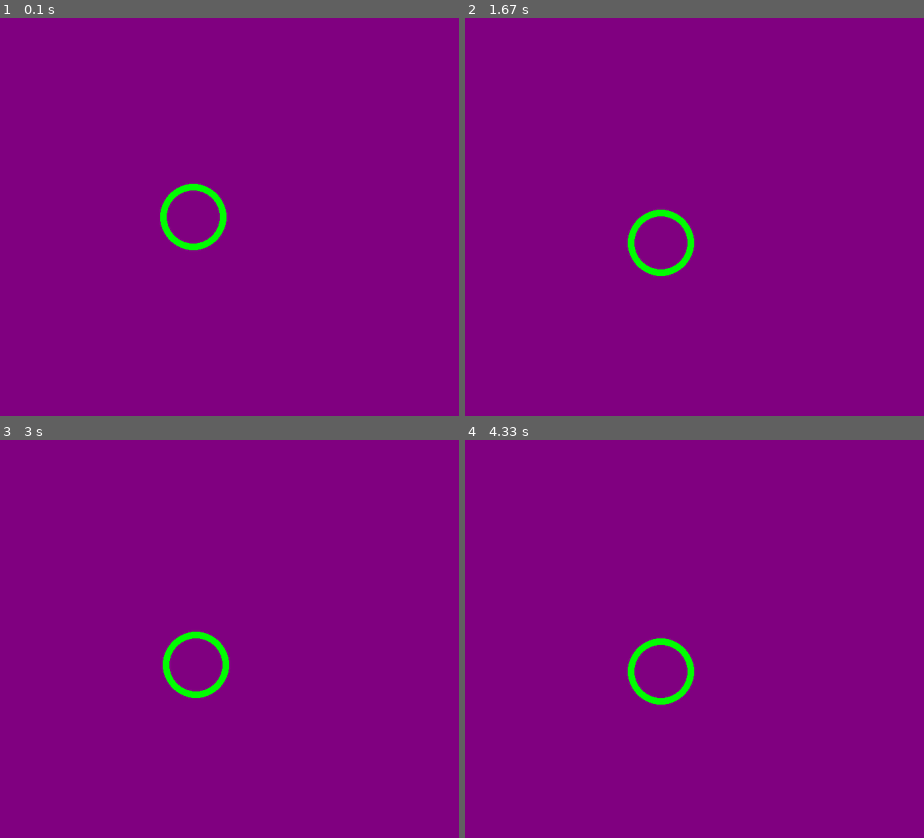
Above: before the commit, frames 1-4 (two rows, left to right).
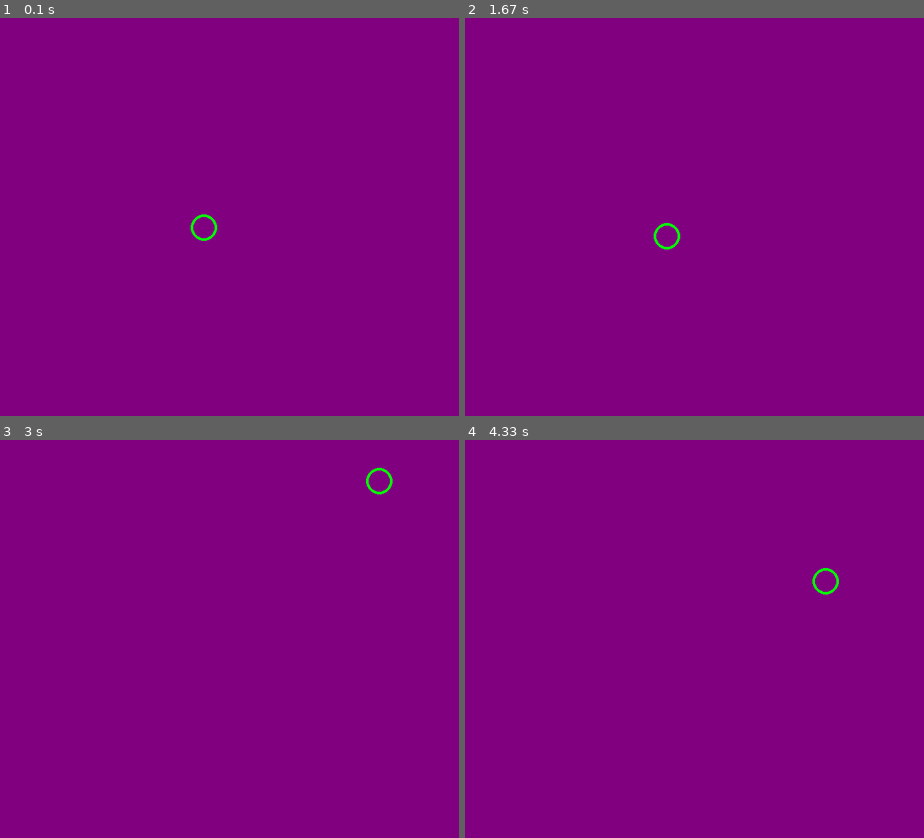
Above: after the commit, the same moments.

Repository: tjwei/NDHU_AM1130
Game: pygame game, started from pygame_pong.py
The game is run twice, just before and just after one commit, with the same random seed, the same clock (stepped at 60 frames per second) and the same inputs.
Inputs (mouse positions are in pixels of both pictures, inside the frame that each line leads up to):
- Up to frame 1 (0.1 s): no input
- Up to frame 2 (1.67 s): hold Up 0.33-0.8 s; hold Down 0.83-1.13 s; hold Up 1.17-1.53 s; click (662, 240) at 1.62 s
- Up to frame 3 (3 s): hold Down 1.9-2.27 s; move the mouse to (64, 642) at 1.93 s; hold Up 2.3-2.6 s; hold Down 2.63-2.93 s; hold Up from 2.97 s (still down)
- Up to frame 4 (4.33 s): release Up at 3.33 s; hold Down 3.37-3.73 s; hold Up 3.77-4.07 s; hold Down from 4.1 s (still down)

The runs differ from the first frame. In frame 1, 0.8% of the frame differs, in the area x 34-50%, y 41-59%; in frame 2, 0.8%, in the area x 35-50%, y 48-65%; in frame 3, 0.8%; in frame 4, 0.8%.

Commit message:
Update pygame_pong.py

Diff:
--- a/pygame_pong.py
+++ b/pygame_pong.py
@@ -9,17 +9,22 @@
 import sys
 
 WIDTH, HEIGHT = 800, 600
+XS, YS = 200/1000, 200/1000
 
 class Ball:
     def __init__(self, x, y):
         self.x = x
         self.y = y
+        self.r = 20
+        self.x_speed = 1
+        self.y_speed = 1
 
 pygame.init()
 screen = pygame.display.set_mode((WIDTH, HEIGHT))
 
 ball = Ball(400, 300)
-
+ticks0 = pygame.time.get_ticks()
+last_ticks = ticks0
 while True:
     for event in pygame.event.get():
         if event.type == pygame.QUIT:
@@ -32,8 +37,27 @@
                 ball.y += 10
         if event.type == pygame.MOUSEBUTTONDOWN:
             ball.x, ball.y = pygame.mouse.get_pos()
+    x, y = ball.x, ball.y
+    ticks = pygame.time.get_ticks()
+    diff_ticks = ticks - last_ticks
+    x = x + ball.x_speed * XS * diff_ticks
+    y = y + ball.y_speed * YS * diff_ticks
+    if y>=HEIGHT:
+        y = HEIGHT-1
+        ball.y_speed = -ball.y_speed
+    if x>=WIDTH:
+        x = WIDTH-1
+        ball.x_speed = -ball.x_speed
+    if y<=0:
+        y = 0
+        ball.y_speed = -ball.y_speed
+    if x<=0:
+        x = 0
+        ball.x_speed = -ball.x_speed
+    ball.x, ball.y = x, y
     screen.fill((128,0,128))
     pygame.draw.circle(screen, (0,255,0),
-                       (ball.x, ball.y), 50, 10)
+                       (int(ball.x), int(ball.y)), ball.r, 4)
     pygame.display.flip()
+    last_ticks = ticks
 pygame.quit()
